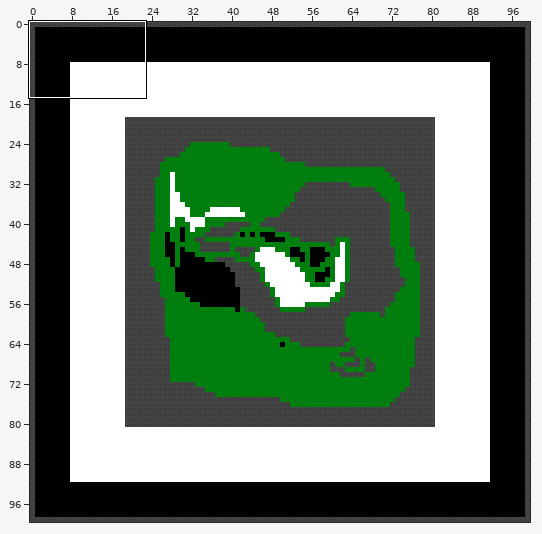
Two states of a Tiled map, res/maps/testworld1.tmx. The picture above shows the old version from afar; the outline marks the close-up.
Close-up. The starting point:
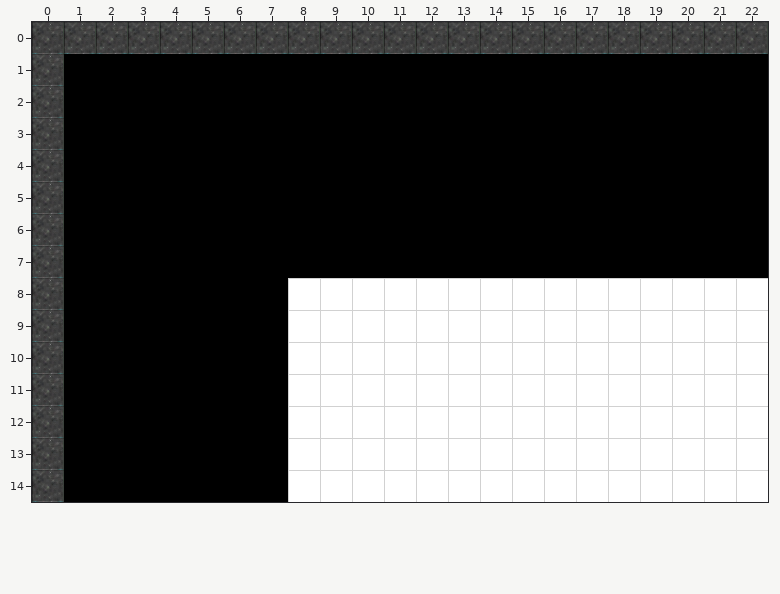
Cells are 32x32 px. Shown: x 0..22, y 0..14.
After the commit:
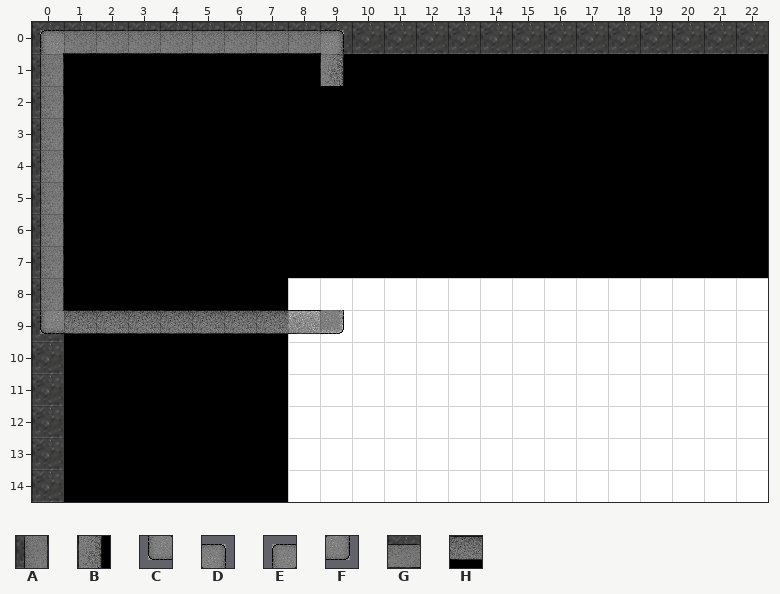
Key: from "walls": A 0, B 10, C 20, D 21, E 22, F 23, G 30, H 40.
_ is an empty cell, . an unchanged one.
Tiles of an added or newly shown layer are drawn over the layers below it.
See-through tiles are keyed as they look on the map.
Changes in this commit:
--- layer "solid" (added)
@@ x 0..9 @@
- 0 __________
- 1 _........_
- 2 _.........
- 3 _.........
- 4 _.........
- 5 _.........
- 6 _.........
- 7 _.........
- 8 _.........
- 9 __________
+ 0 EGGGGGGGGD
+ 1 A........B
+ 2 A.........
+ 3 A.........
+ 4 A.........
+ 5 A.........
+ 6 A.........
+ 7 A.........
+ 8 A.........
+ 9 CHHHHHHHHF
